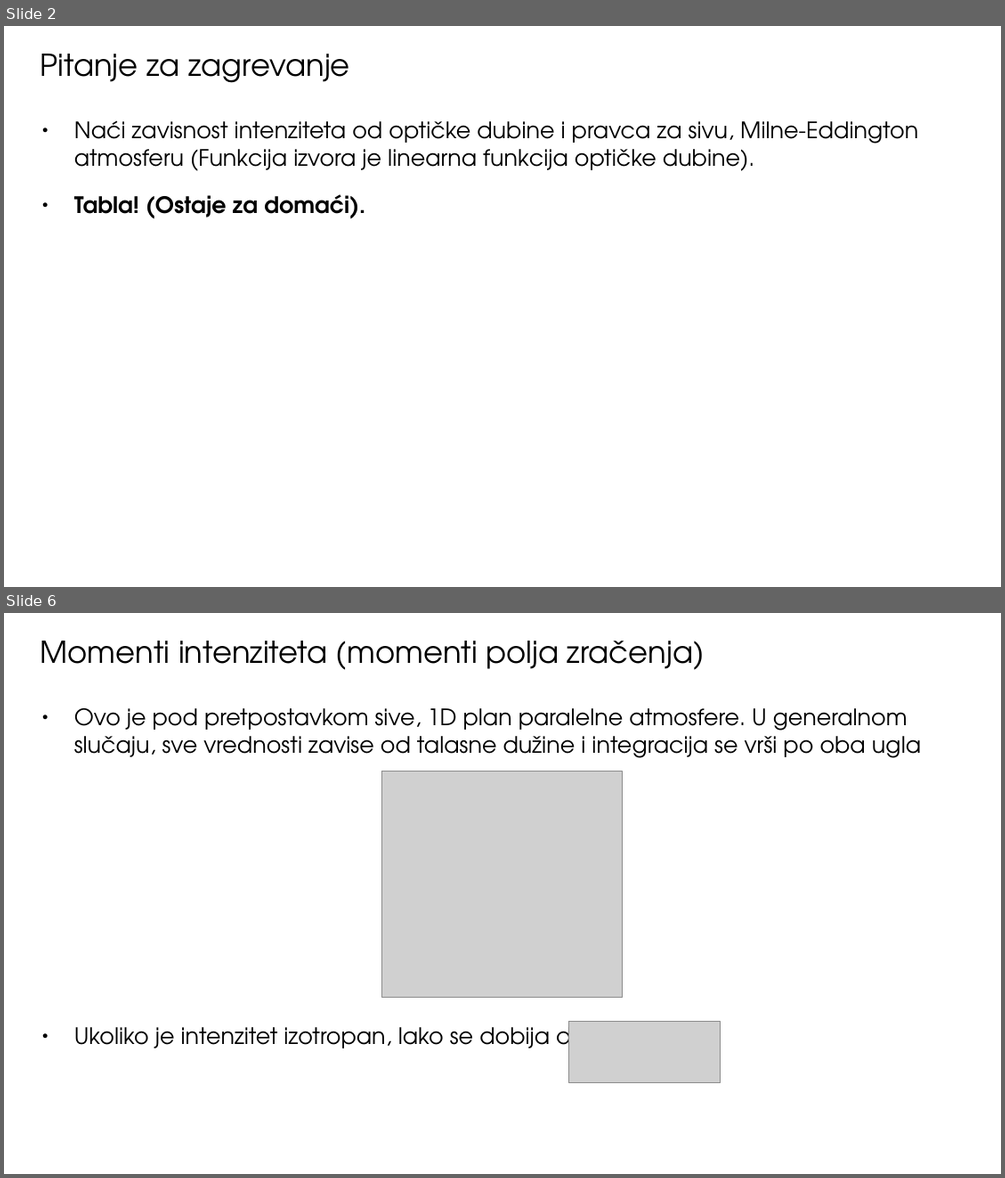
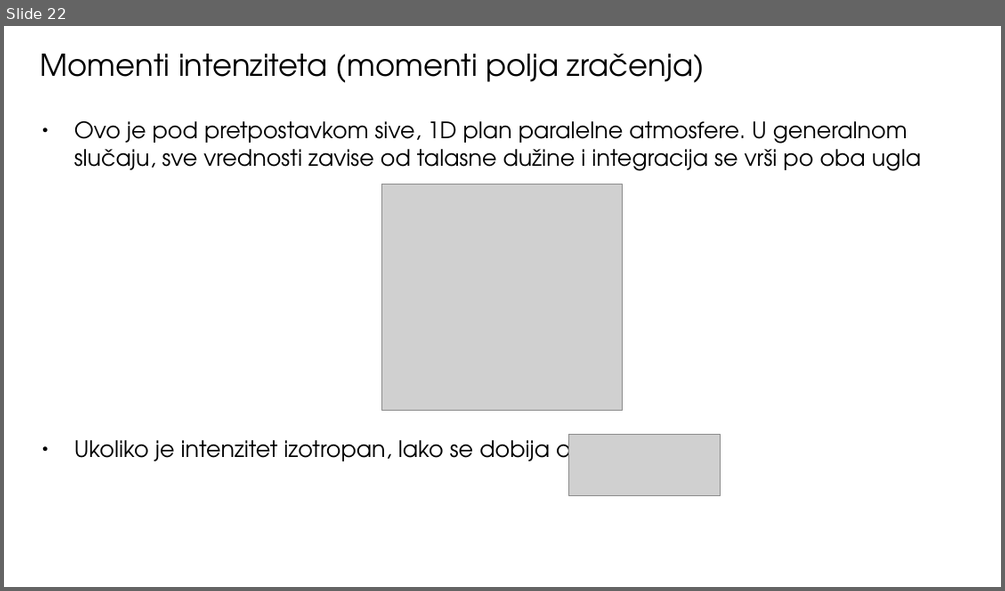
Before and after one commit to ivanzmilic/TZS_matf, a slide deck: Predavanja/Predavanje_06_Atmosfere_u_RZ.odp. Shown one above the other, each under a label of ours: slides 2 and 6 before the commit, slide 22 after it; the slides between them are not shown. The pictures are 1005x1178 and 1005x591 pixels, drawn with LibreOffice and Linux fonts; fonts in the diff are those of the drawing; grey boxes stand for pictures. Boxes give left, top, right and bottom in pixels: in the first picture for what was removed or moved away, otherwise in the second. Text is boxed around its words. In the diff, an @@ line names an element or a change of style, - is before the commit and + after.

```diff
--- a/Predavanja/Predavanje_06_Atmosfere_u_RZ.odp
+++ b/Predavanja/Predavanje_06_Atmosfere_u_RZ.odp
@@ slide 2 removed at bbox=[4, 26, 1001, 587], background #FFFFFF @@
@@ title removed at bbox=[40, 54, 350, 83] @@
-Pitanje za zagrevanje
@@ text removed at bbox=[74, 120, 918, 219] @@
-● Naći zavisnost intenziteta od optičke dubine i pravca za sivu, Milne-Eddington atmosferu (Funkcija izvora je linearna funkcija optičke dubine).
-● Tabla! (Ostaje za domaći).
@@ what was slide 6 is now slide 22 @@
```
Also in this commit, not shown: 4 slides changed, 20 slides added, 22 other slides removed, 21 other files.
